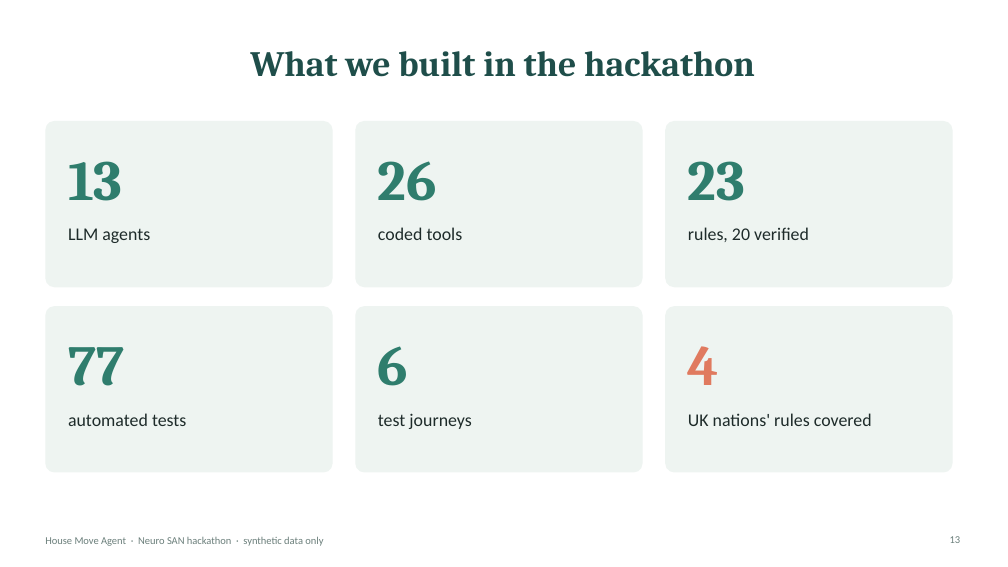
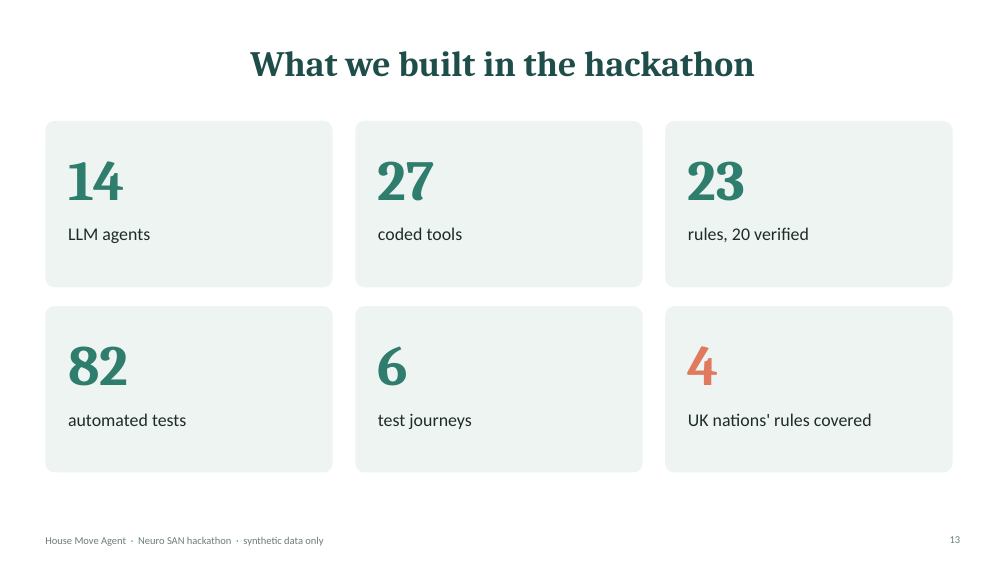
Before and after one commit to varadarajp/neuro-san-house-move, a slide deck: slide 13 of House_Move_Agent.pptx. Drawn at 1008x567 pixels with LibreOffice and Linux fonts; fonts in the diff are those of the drawing. Boxes give left, top, right and bottom in pixels: in the first picture for what was removed or moved away, otherwise in the second. Text is boxed around its words. In the diff, an @@ line names an element or a change of style, - is before the commit and + after.

```diff
--- a/House_Move_Agent.pptx
+++ b/House_Move_Agent.pptx
@@ text at [68, 161, 125, 200]: text changed @@
-13
+14
@@ text at [378, 161, 435, 201]: text changed @@
-26
+27
@@ text at [68, 346, 128, 386]: text changed @@
-77
+82
```
Also in this commit, not shown: 3 other slides changed, 5 other files.
